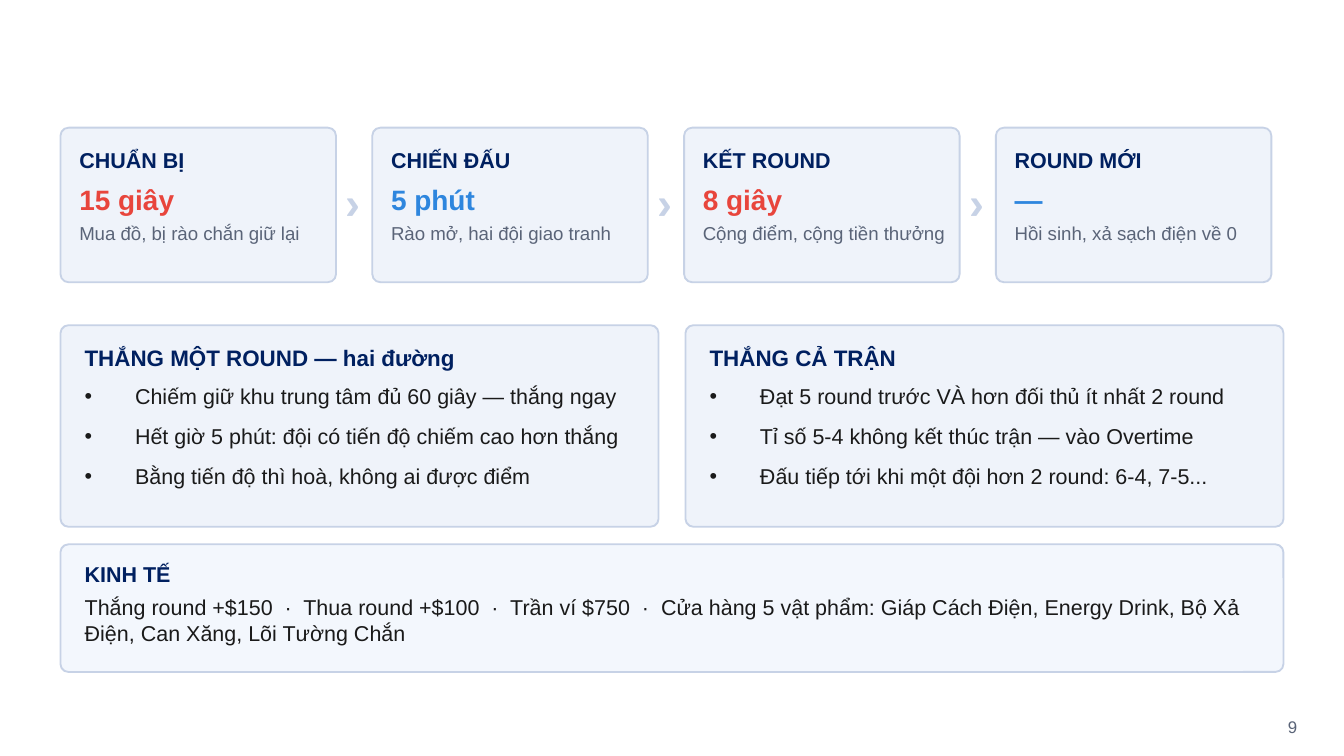
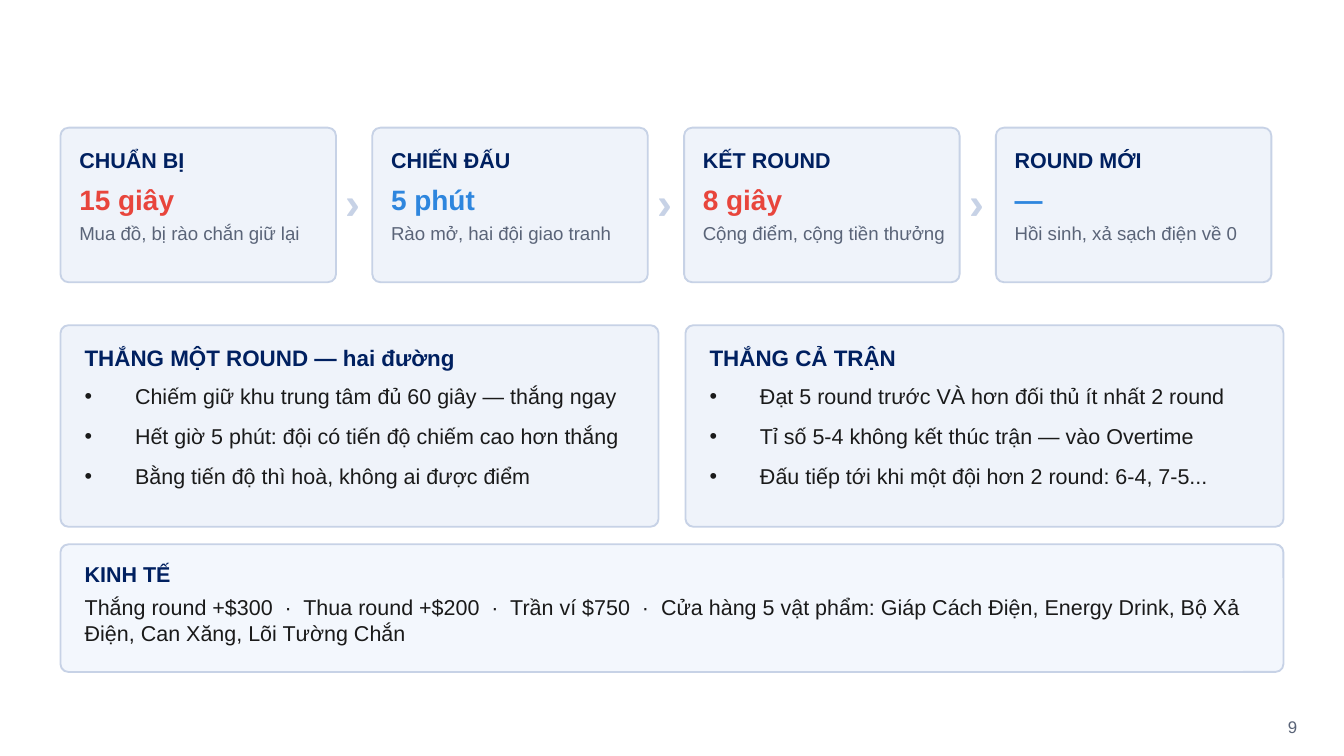
Before and after one commit to nhgkhiem0307/Magneto-Dome, a slide deck: slide 9 of NOP_BAI/[ĐT-QĐ04-BM08] Final Project.pptx. Drawn at 1344x756 pixels with LibreOffice and Linux fonts; fonts in the diff are those of the drawing; background and template pictures are left out. Boxes give left, top, right and bottom in pixels: in the first picture for what was removed or moved away, otherwise in the second. Text is boxed around its words. In the diff, an @@ line names an element or a change of style, - is before the commit and + after.

```diff
--- a/NOP_BAI/[ĐT-QĐ04-BM08] Final Project.pptx
+++ b/NOP_BAI/[ĐT-QĐ04-BM08] Final Project.pptx
@@ text at (85,598,1239,646): text changed @@
-Thắng round +$150 · Thua round +$100 · Trần ví $750 · Cửa hàng 5 vật phẩm: Giáp Cách Điện, Energy Drink, Bộ Xả Điện, Can Xăng, Lõi Tường Chắn
+Thắng round +$300 · Thua round +$200 · Trần ví $750 · Cửa hàng 5 vật phẩm: Giáp Cách Điện, Energy Drink, Bộ Xả Điện, Can Xăng, Lõi Tường Chắn
```
Also in this commit, not shown: 2 other slides changed, 37 other files.
